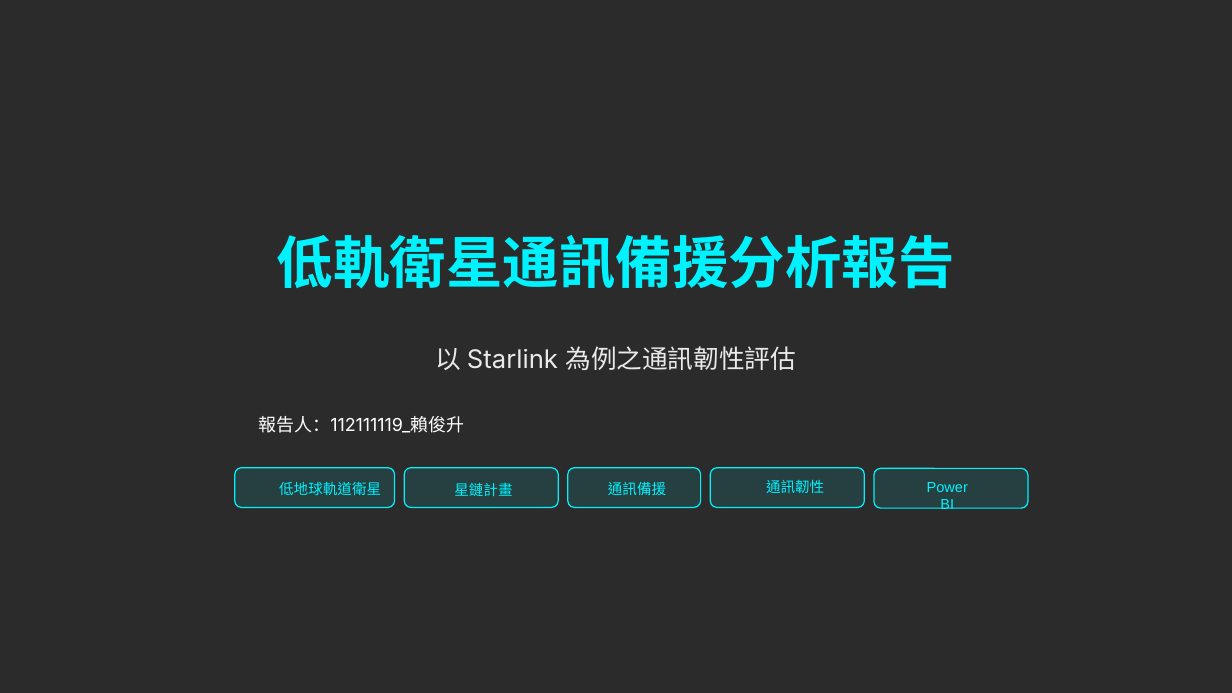
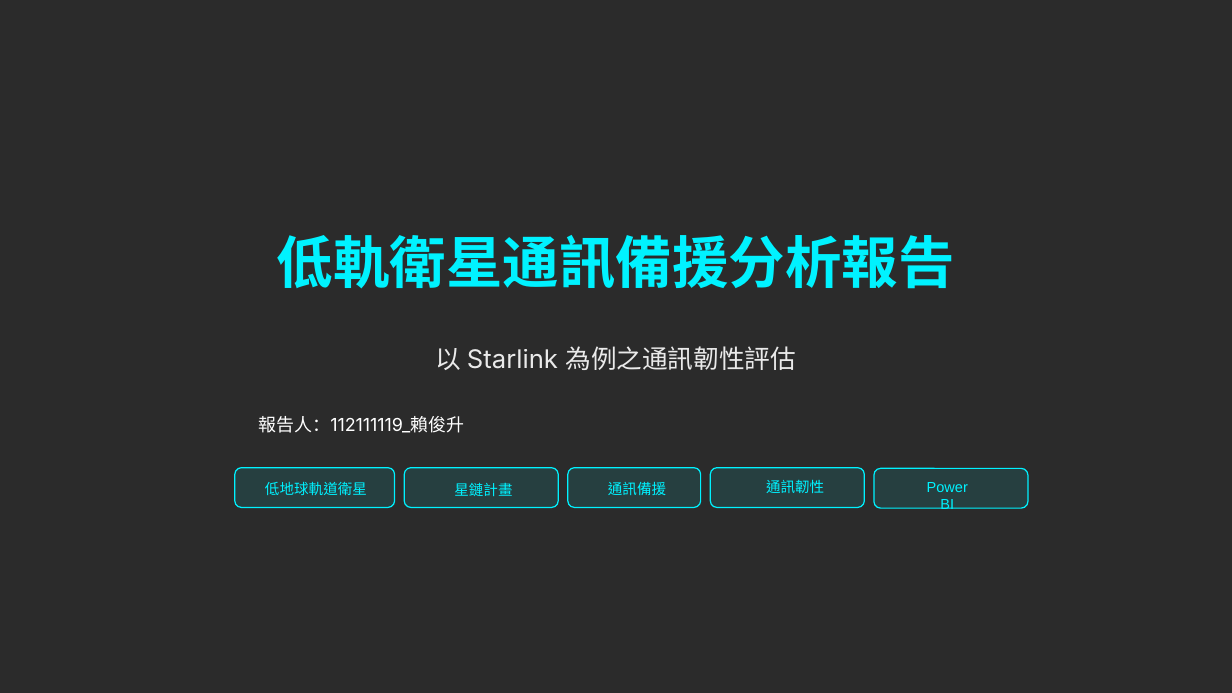
Before and after one commit to lai9422/114-2Fin, a slide deck: slide 1 of 112111119_賴俊升.pptx. Drawn at 1232x693 pixels with LibreOffice and Linux fonts; fonts in the diff are those of the drawing; background and template pictures are left out; a plain dark background stands for a picture behind light text. Boxes give left, top, right and bottom in pixels: in the first picture for what was removed or moved away, otherwise in the second. Text is boxed around its words. In the diff, an @@ line names an element or a change of style, - is before the commit and + after.

```diff
--- a/112111119_賴俊升.pptx
+++ b/112111119_賴俊升.pptx
@@ text "低地球軌道衛星": place and size @@
-text "低地球軌道衛星" at [279,482,381,495]
+text "低地球軌道衛星" at [265,482,367,495]
```
Also in this commit, not shown: 3 other slides changed, 1 other file.
